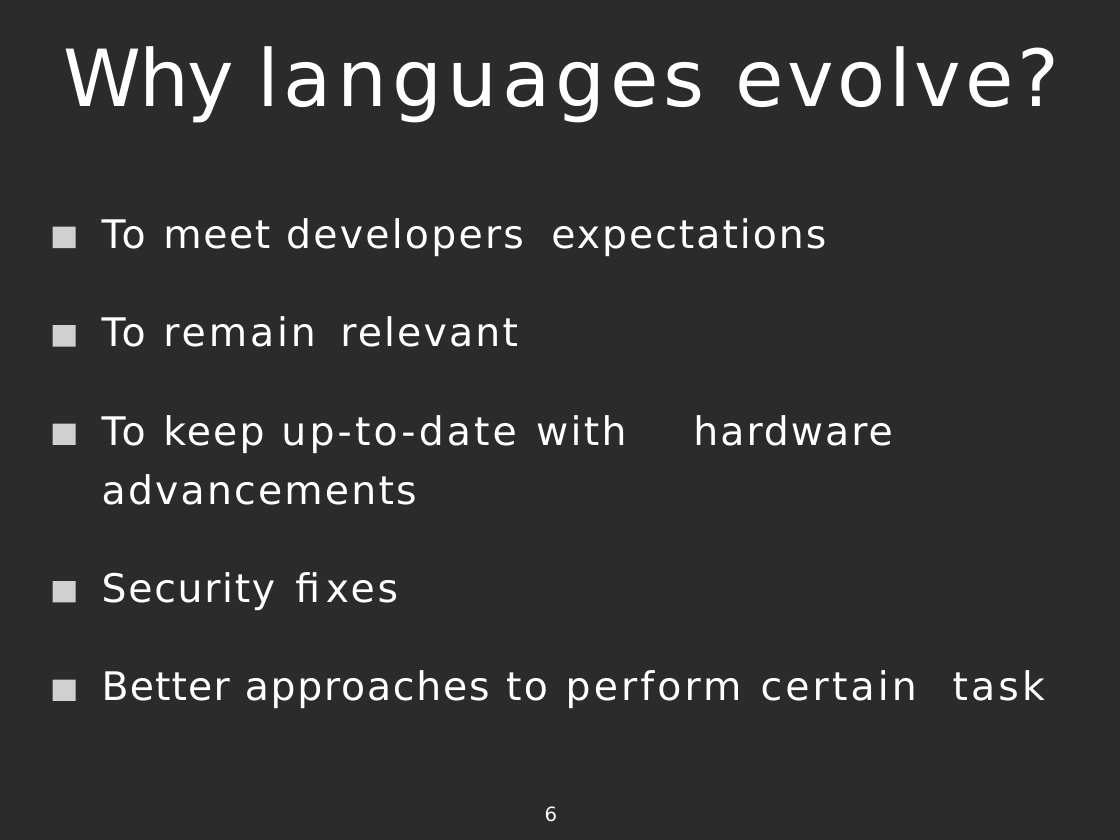
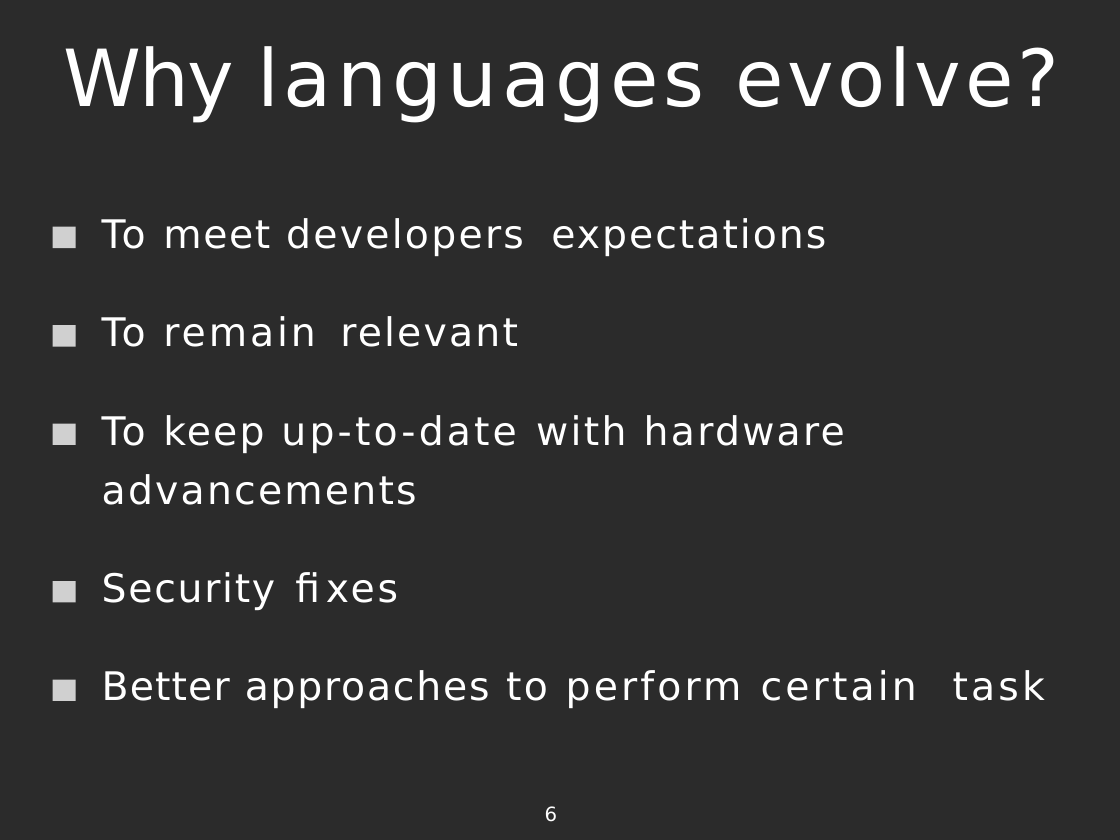
Before and after one commit to vilasvarghese/JavaFullStack, a slide deck: slide 6 of java8/java8-examples/Project1/java8-slides.pptx. Drawn at 1120x840 pixels with LibreOffice and Linux fonts; fonts in the diff are those of the drawing; grey boxes stand for pictures; background and template pictures are left out; a plain dark background stands for a picture behind light text. Boxes give left, top, right and bottom in pixels: in the first picture for what was removed or moved away, otherwise in the second. Text is boxed around its words. In the diff, an @@ line names an element or a change of style, - is before the commit and + after.

```diff
--- a/java8/java8-examples/Project1/java8-slides.pptx
+++ b/java8/java8-examples/Project1/java8-slides.pptx
@@ text at [102,415,845,505]: text changed @@
-To keep up-to-date with advancements
+To keep up-to-date with hardware advancements
@@ text removed at [693,415,892,446] @@
-hardware
```
Also in this commit, not shown: 3 other slides changed, 2 slides removed, 23 other files.
